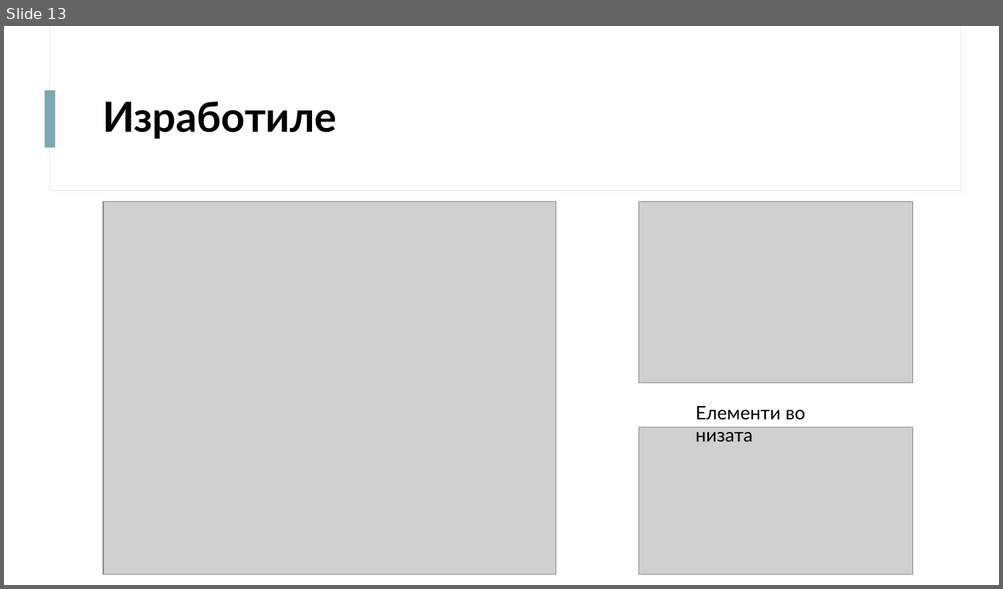
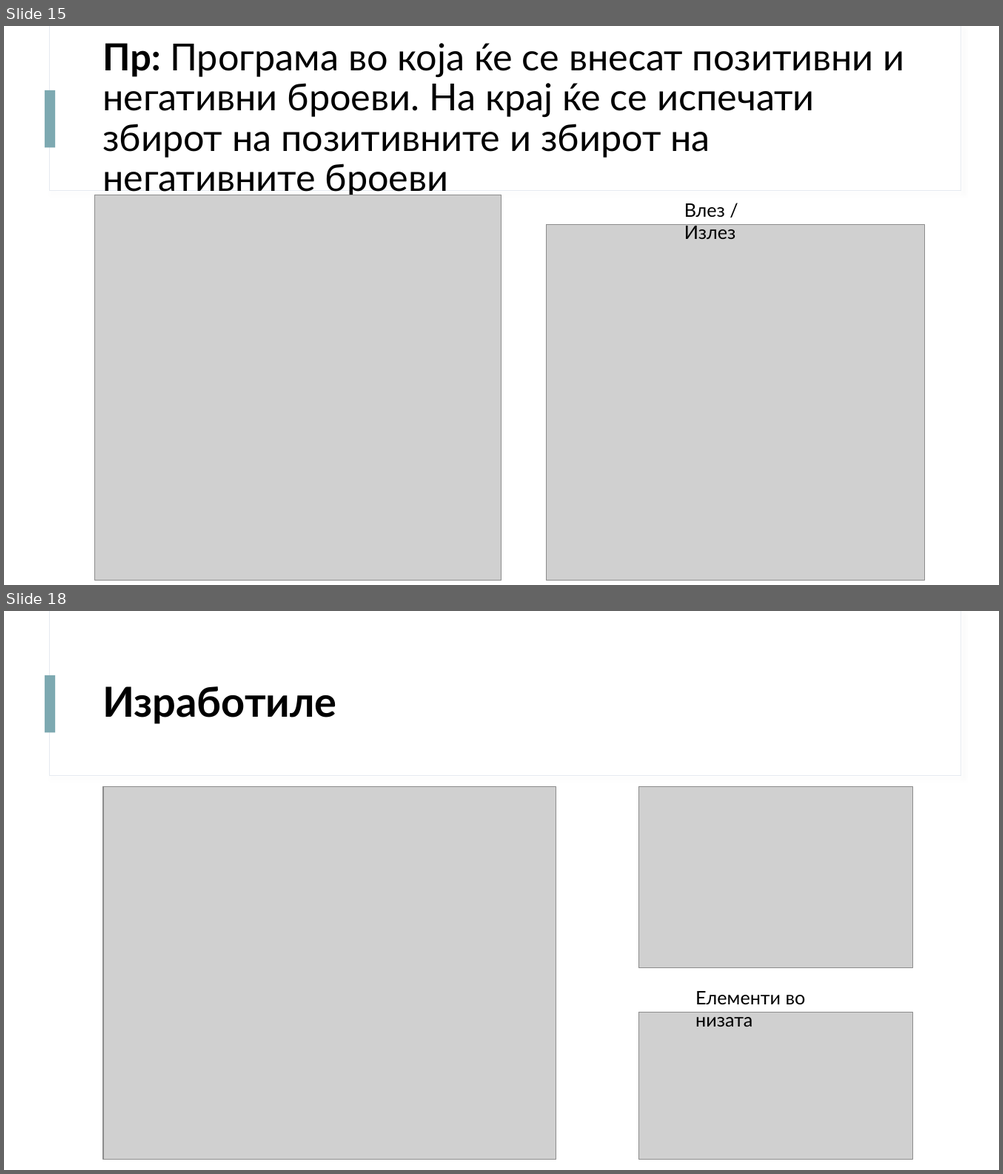
Before and after one commit to davidanastasov/Programski, a slide deck: Nizi/Prezentacija/Nizi.pptx. Shown one above the other, each under a label of ours: slide 13 before the commit, slides 15 and 18 after it; the slides between them are not shown. The pictures are 1003x589 and 1003x1174 pixels, drawn with LibreOffice and Linux fonts; fonts in the diff are those of the drawing; grey boxes stand for pictures. Boxes give left, top, right and bottom in pixels: in the first picture for what was removed or moved away, otherwise in the second. Text is boxed around its words. In the diff, an @@ line names an element or a change of style, - is before the commit and + after.

```diff
--- a/Nizi/Prezentacija/Nizi.pptx
+++ b/Nizi/Prezentacija/Nizi.pptx
@@ slide 15 added at <box>4,26,999,585</box>, background #FFFFFF; not listed: 3 template elements that a slide beside it also shows @@
@@ title added at <box>102,43,905,198</box>, 36 pt, text #000000 @@
+Пр: Програма во која ќе се внесат позитивни и негативни броеви. На крај ќе се испечати збирот на позитивните и збирот на негативните броеви
@@ picture added at <box>95,195,502,580</box> @@
@@ picture added at <box>546,225,925,581</box> @@
@@ text added at <box>684,204,736,239</box>, 18 pt, text #000000 @@
+Влез / Излез
@@ what was slide 13 is now slide 18 @@
```
Also in this commit, not shown: 5 slides changed, 6 other slides added, 2 slides removed, 5 other files.
